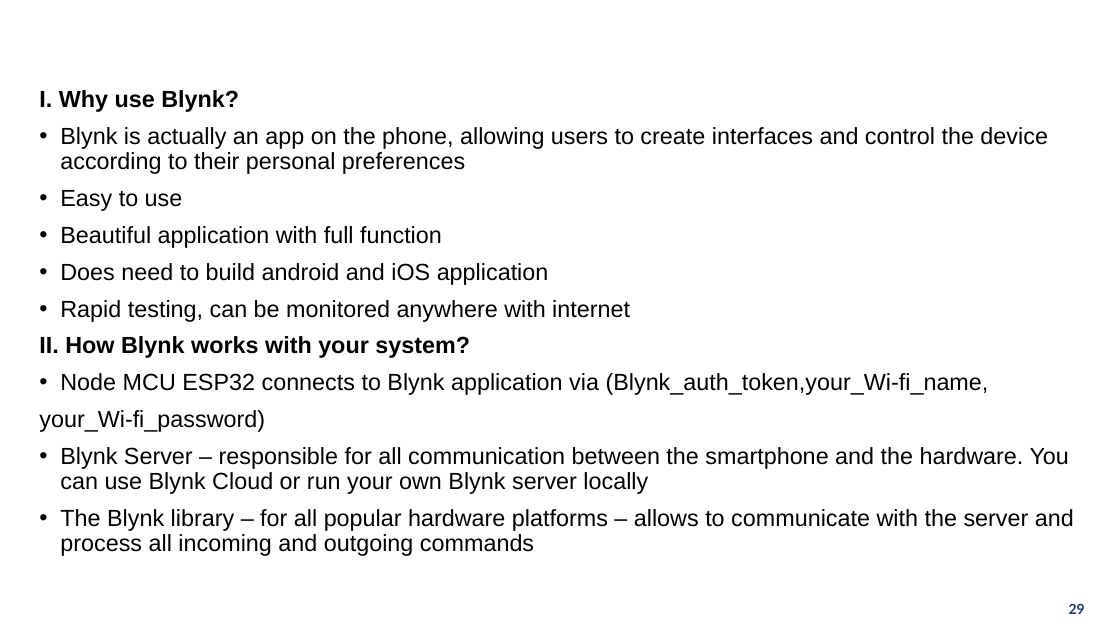
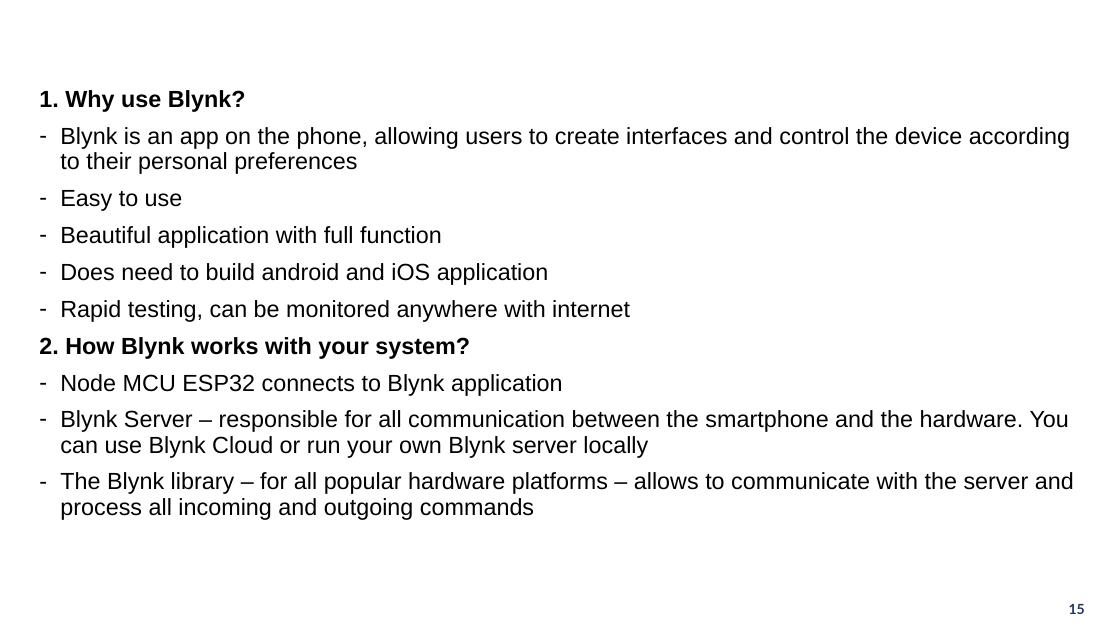
Before and after one commit to ndmbka2k/DATN, a slide deck: slide 15 of POWERPOINT/GraduationThesis_pp.pptx (slide 29 before the commit). Drawn at 1120x630 pixels with LibreOffice and Linux fonts; fonts in the diff are those of the drawing; background and template pictures are left out. Boxes give left, top, right and bottom in pixels: in the first picture for what was removed or moved away, otherwise in the second. Text is boxed around its words. In the diff, an @@ line names an element or a change of style, - is before the commit and + after.

```diff
--- a/POWERPOINT/GraduationThesis_pp.pptx
+++ b/POWERPOINT/GraduationThesis_pp.pptx
@@ text at (39,90,1070,174): text changed @@
-I. Why use Blynk?
-• Blynk is actually an app on the phone, allowing users to create interfaces and control the device according to their personal preferences
+1. Why use Blynk?
+– Blynk is an app on the phone, allowing users to create interfaces and control the device according to their personal preferences
@@ text at (60,190,1074,520): bullet • to - @@
@@ text at (39,337,470,432): text changed @@
-II. How Blynk works with your system?
-• Node MCU ESP32 connects to Blynk application via (Blynk_auth_token,your_Wi-fi_name,
-your_Wi-fi_password)
+2. How Blynk works with your system?
+– Node MCU ESP32 connects to Blynk application
@@ page number at (1069,604,1085,614): text changed @@
-29
+15
```
Also in this commit, not shown: 8 other slides changed, 15 slides removed, 1 other file.
